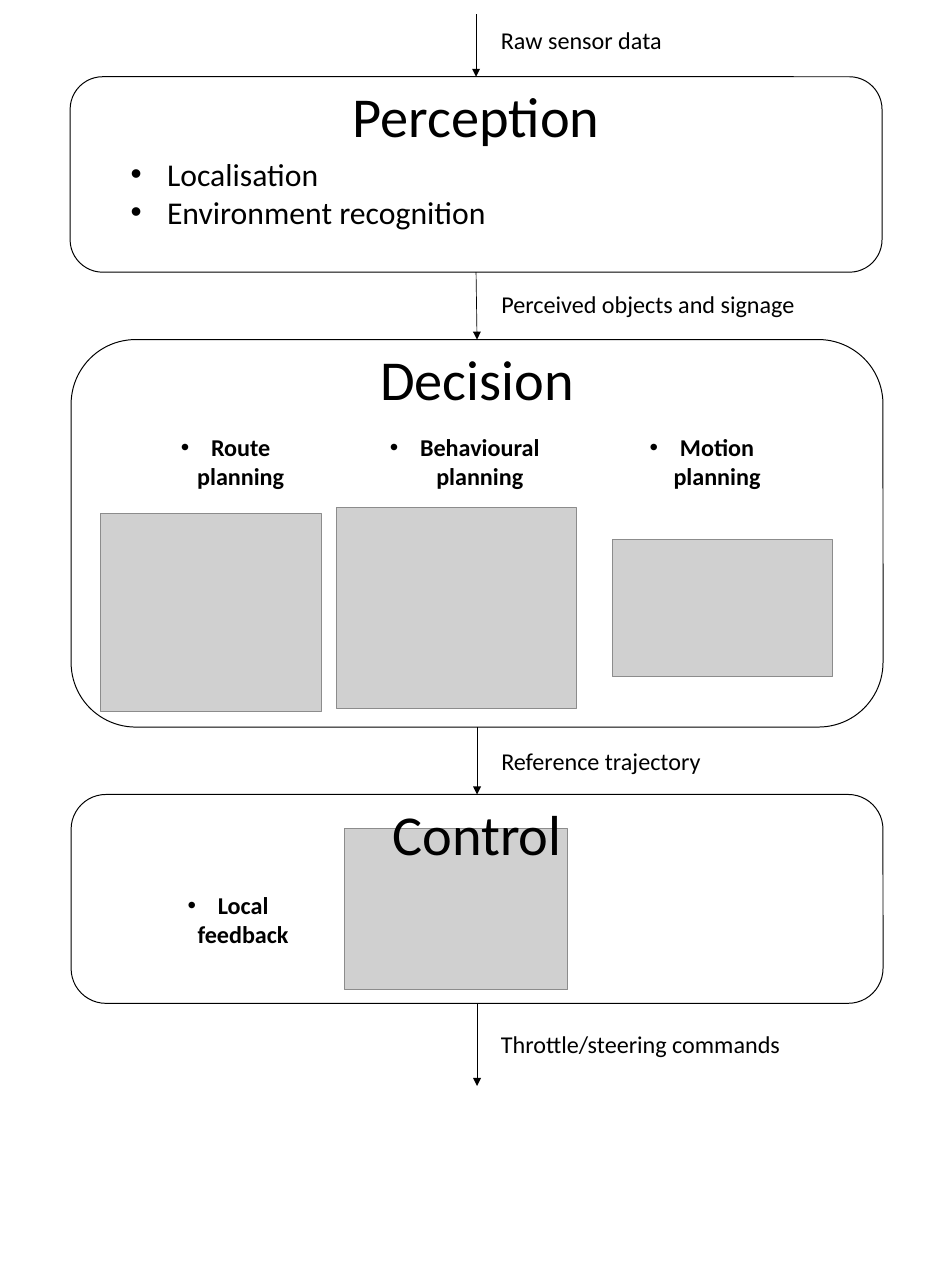
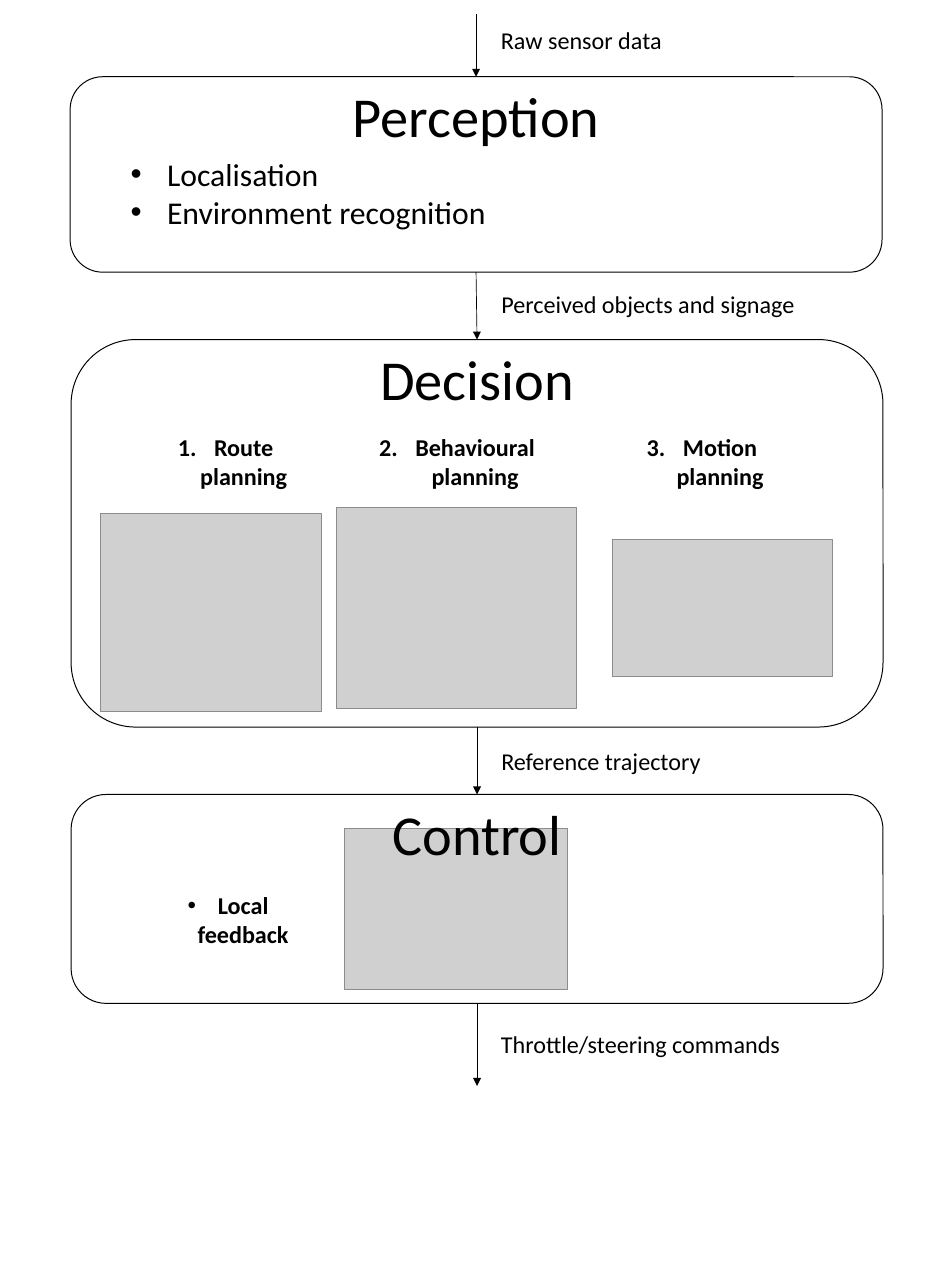
Before and after one commit to eleurent/phd-thesis, a slide deck: slide 1 of 2-Chapters/1-Chapter/img/pipeline.pptx. Drawn at 951x1288 pixels with LibreOffice and Linux fonts; fonts in the diff are those of the drawing; grey boxes stand for pictures. Boxes give left, top, right and bottom in pixels: in the first picture for what was removed or moved away, otherwise in the second. Text is boxed around its words. In the diff, an @@ line names an element or a change of style, - is before the commit and + after.

```diff
--- a/2-Chapters/1-Chapter/img/pipeline.pptx
+++ b/2-Chapters/1-Chapter/img/pipeline.pptx
@@ bullet • to 1. in 3 elements at box(200, 440, 287, 489), box(677, 439, 764, 489), box(415, 439, 534, 489) @@
```
Also in this commit, not shown: 1 other file.
